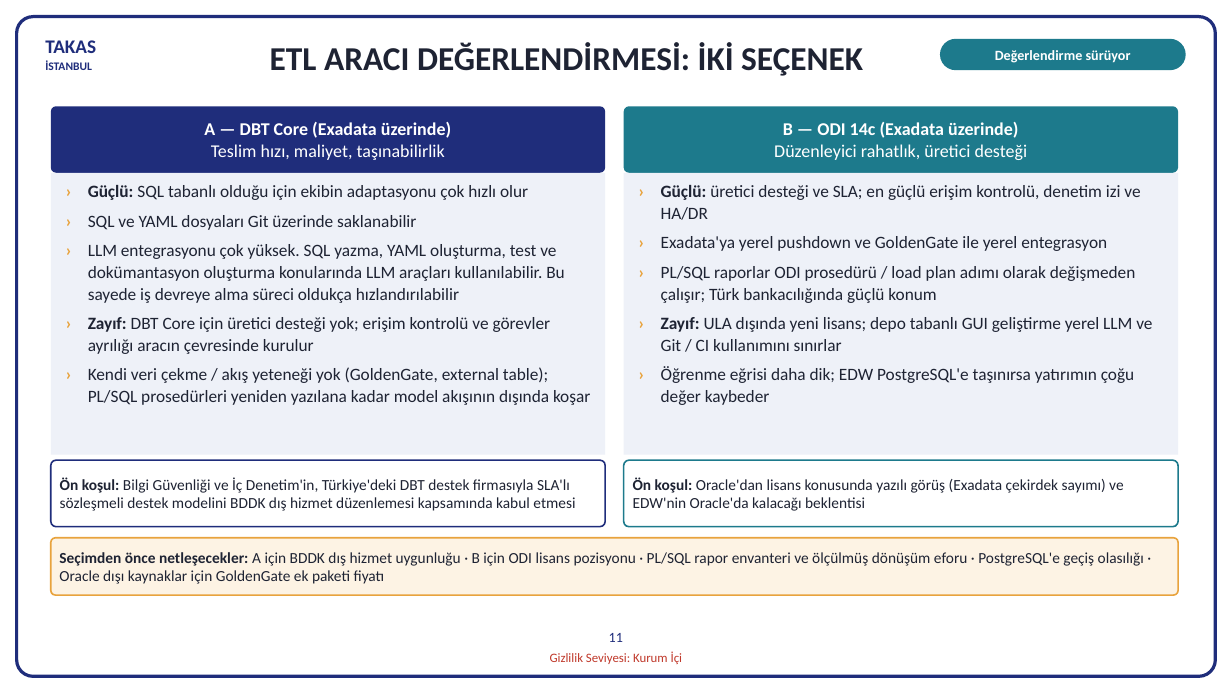
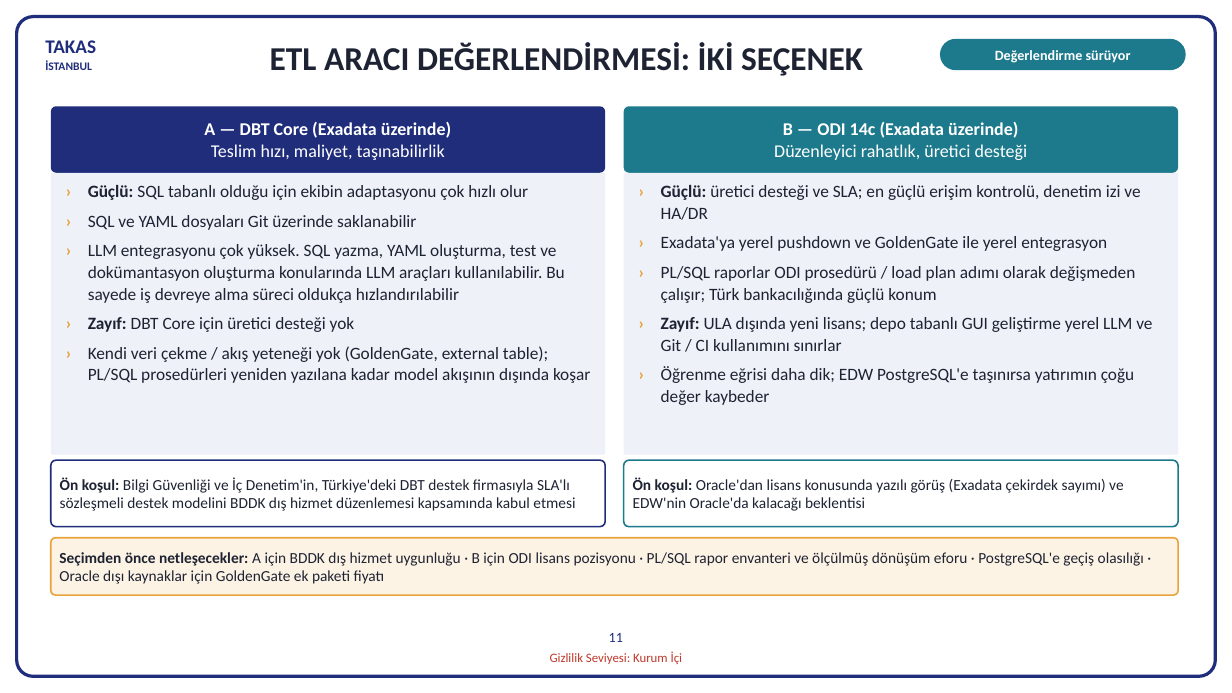
Before and after one commit to hanifidemirel0/Cursor-Projects, a slide deck: slide 11 of outputs/dwh-sunum-kasim-2026/5 - DWHSunum_Kasim2026.pptx. Drawn at 1232x693 pixels with LibreOffice and Linux fonts; fonts in the diff are those of the drawing. Boxes give left, top, right and bottom in pixels: in the first picture for what was removed or moved away, otherwise in the second. Text is boxed around its words. In the diff, an @@ line names an element or a change of style, - is before the commit and + after.

```diff
--- a/outputs/dwh-sunum-kasim-2026/5 - DWHSunum_Kasim2026.pptx
+++ b/outputs/dwh-sunum-kasim-2026/5 - DWHSunum_Kasim2026.pptx
@@ text at box(88, 317, 355, 332): text changed @@
-› Zayıf: DBT Core için üretici desteği yok; erişim kontrolü ve görevler ayrılığı aracın çevresinde kurulur
+› Zayıf: DBT Core için üretici desteği yok
```
Also in this commit, not shown: 2 other files.
